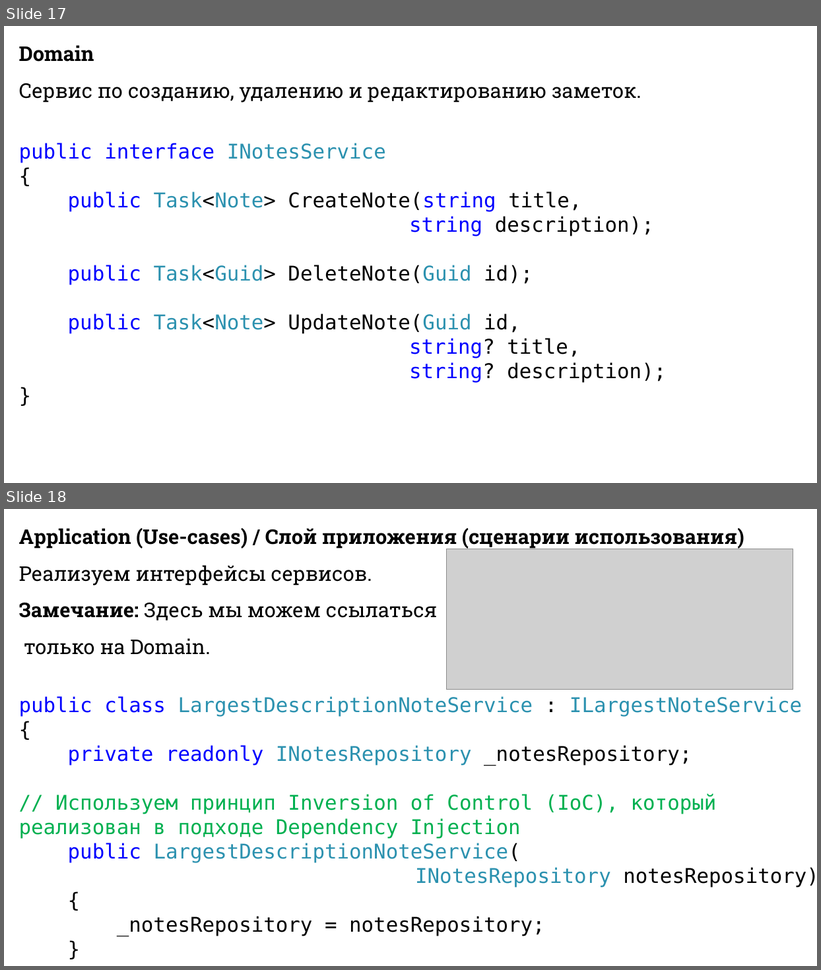
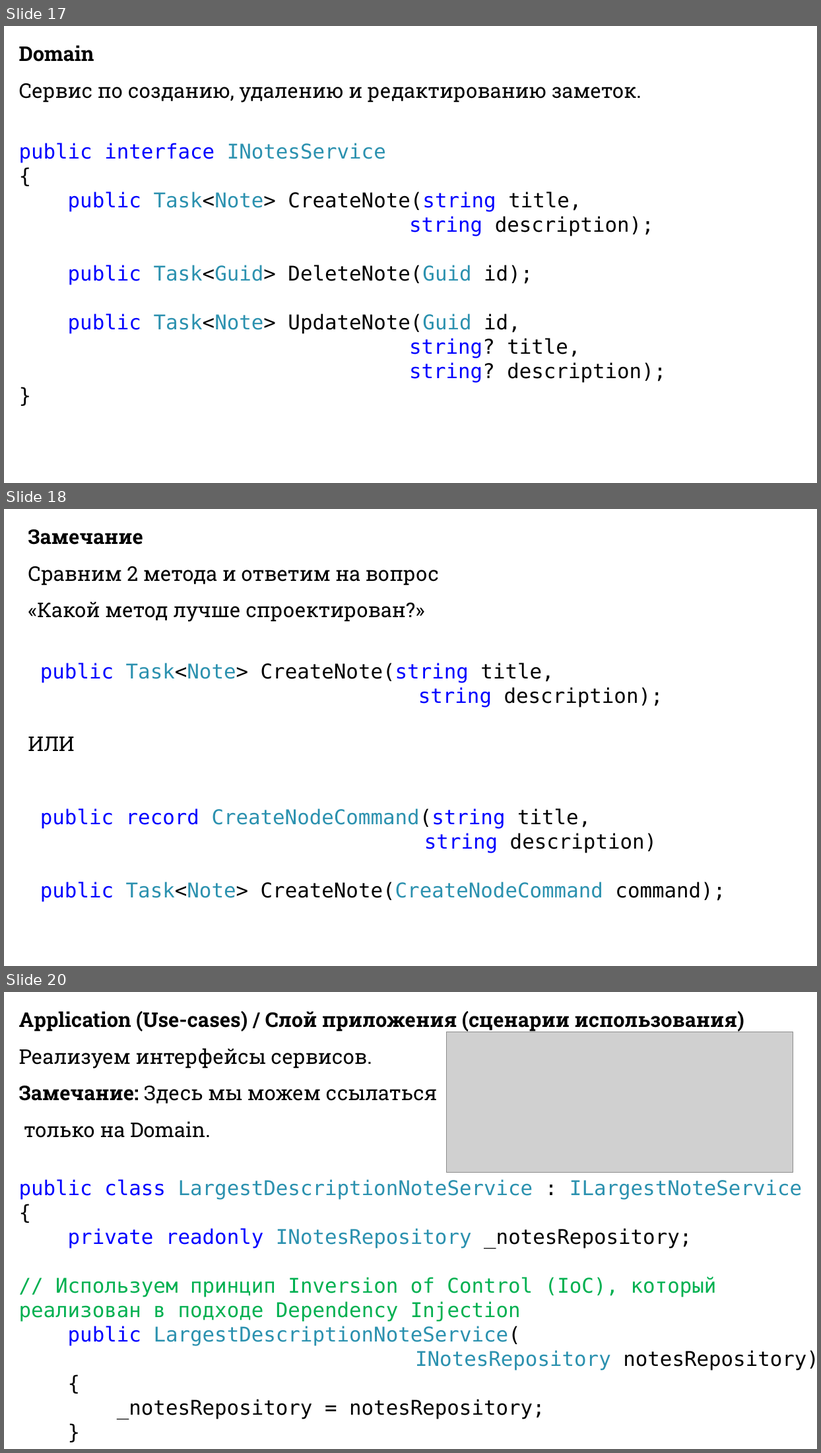
Before and after one commit to DaniilKlyukin/OOP-4, a slide deck: Лекции/ООП 1 лек 6.pptx. Shown one above the other, each under a label of ours: slides 17 and 18 before the commit, slides 17, 18 and 20 after it; the slides between them are not shown. The pictures are 821x970 and 821x1453 pixels, drawn with LibreOffice and Linux fonts; fonts in the diff are those of the drawing; grey boxes stand for pictures. Boxes give left, top, right and bottom in pixels: in the first picture for what was removed or moved away, otherwise in the second. Text is boxed around its words. In the diff, an @@ line names an element or a change of style, - is before the commit and + after.

```diff
--- a/Лекции/ООП 1 лек 6.pptx
+++ b/Лекции/ООП 1 лек 6.pptx
@@ slide 18 added at [4,509,817,966], background #FFFFFF @@
@@ text added at [28,529,725,902], 24 pt, text #000000 @@
+Замечание
+Сравним 2 метода и ответим на вопрос
+«Какой метод лучше спроектирован?»
+public Task<Note> CreateNote(string title,
+string description);
+ИЛИ
+public record CreateNodeCommand(string title,
+string description)
+public Task<Note> CreateNote(CreateNodeCommand command);
@@ what was slide 18 is now slide 20 @@
```
Also in this commit, not shown: 1 other slide added.
